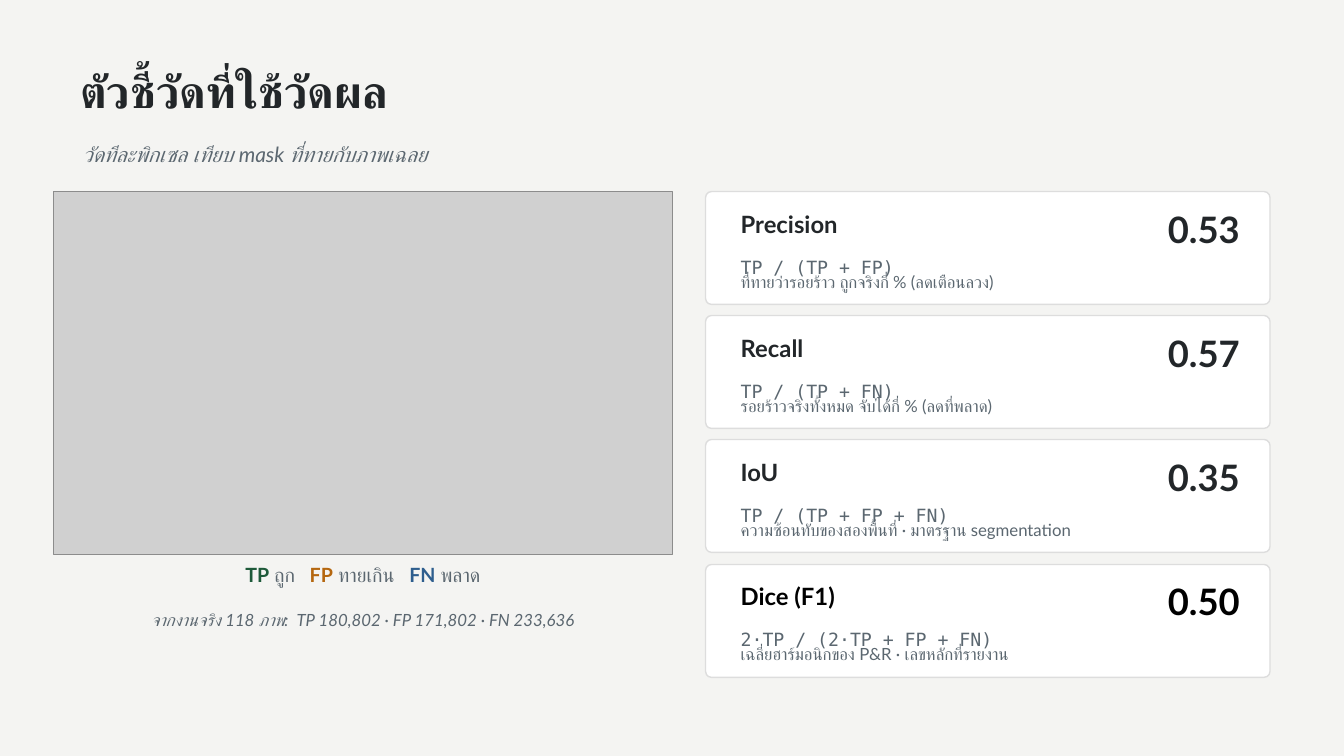
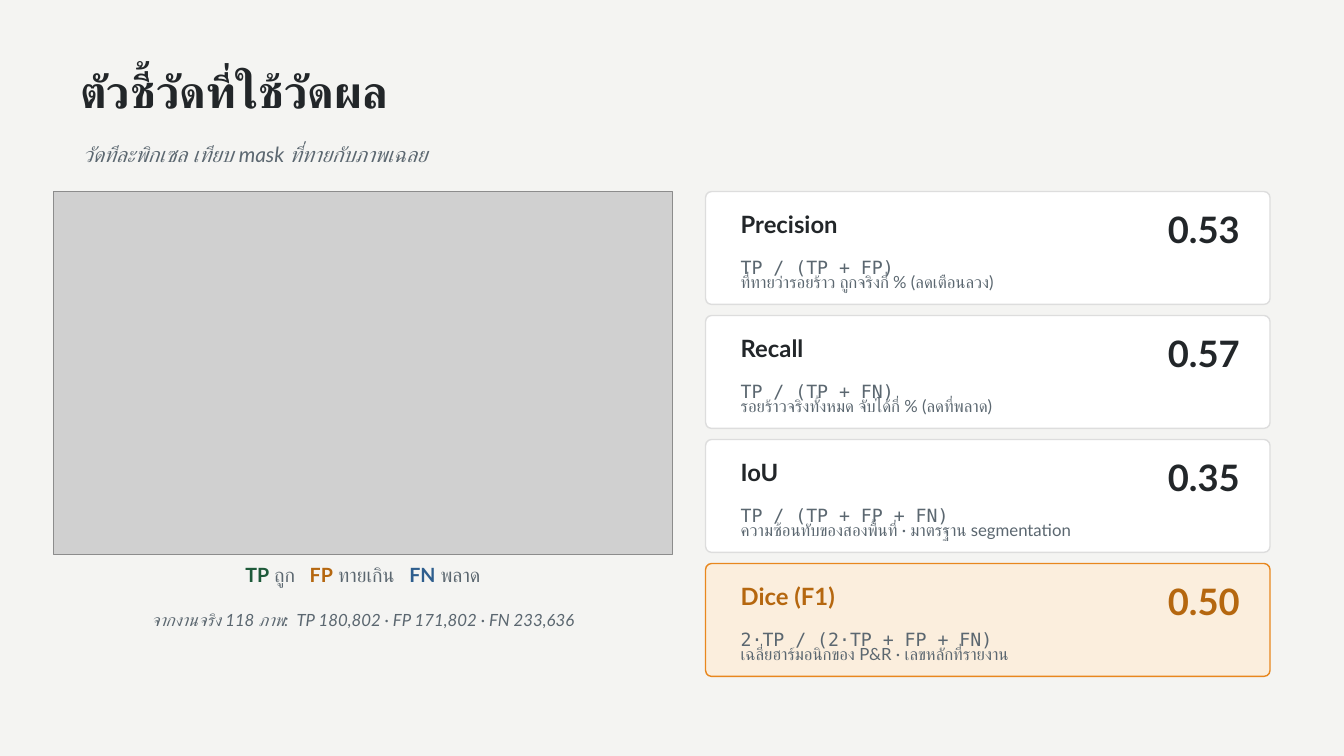
Before and after one commit to petanquex/miniproject-image-processing-concrete-crack-detection, a slide deck: slide 7 of docs/Concrete Crack Detection - Presentation.pptx. Drawn at 1344x756 pixels with LibreOffice and Linux fonts; fonts in the diff are those of the drawing; grey boxes stand for pictures. Boxes give left, top, right and bottom in pixels: in the first picture for what was removed or moved away, otherwise in the second. Text is boxed around its words. In the diff, an @@ line names an element or a change of style, - is before the commit and + after.

```diff
--- a/docs/Concrete Crack Detection - Presentation.pptx
+++ b/docs/Concrete Crack Detection - Presentation.pptx
@@ rounded rectangle at <box>706,564,1270,677</box>: fill #FFFFFF to #FBEEDD; outline #DDDDDD 1 pt to #E8871E 1 pt @@
@@ text "Dice (F1)" at <box>741,586,834,609</box>: text colour #000000 to #B5670F @@
@@ text "0.50" at <box>1168,588,1240,616</box>: text colour #000000 to #B5670F @@
```
Also in this commit, not shown: 3 other slides changed, 1 slide added, 1 slide removed, 12 other files.
